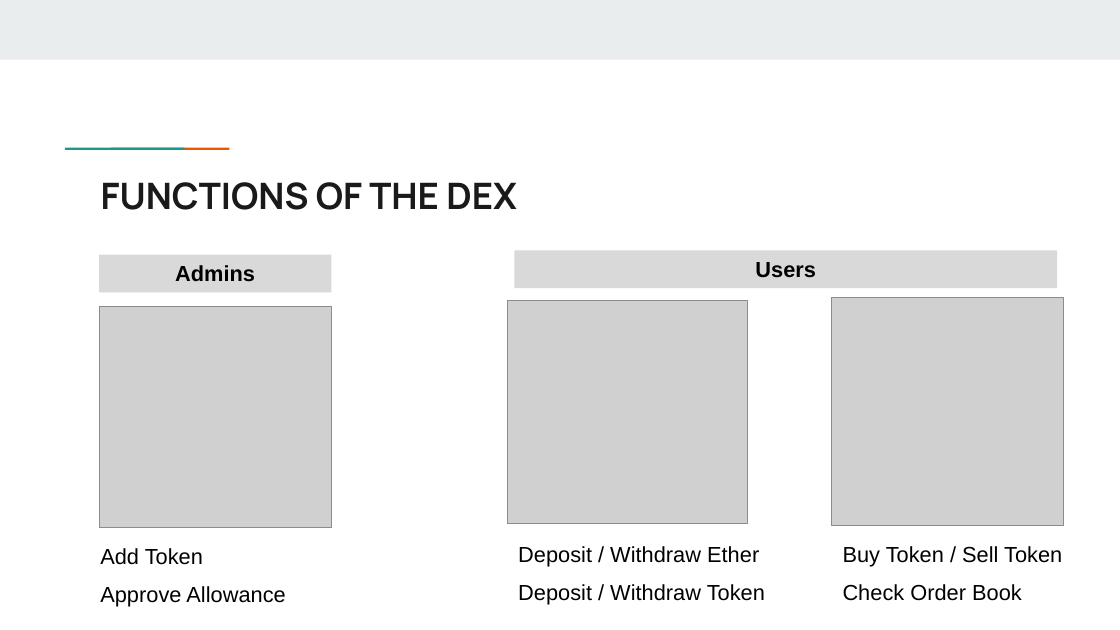
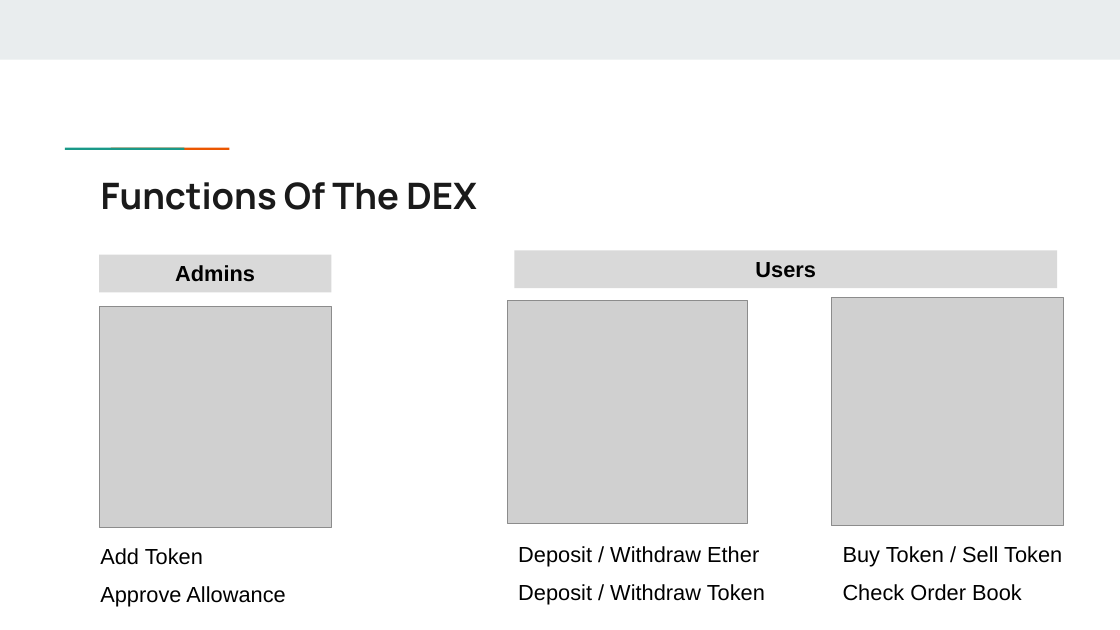
Before and after one commit to muhasenulhaque/Project-3-Group-1, a slide deck: slide 6 of Presentation on Decentralized Exchange.pptx. Drawn at 1120x630 pixels with LibreOffice and Linux fonts; fonts in the diff are those of the drawing; grey boxes stand for pictures. Boxes give left, top, right and bottom in pixels: in the first picture for what was removed or moved away, otherwise in the second. Text is boxed around its words. In the diff, an @@ line names an element or a change of style, - is before the commit and + after.

```diff
--- a/Presentation on Decentralized Exchange.pptx
+++ b/Presentation on Decentralized Exchange.pptx
@@ title at (x1=101, y1=182, x2=477, y2=210): text changed @@
-FUNCTIONS OF THE DEX
+Functions Of The DEX
```
Also in this commit, not shown: 11 other slides changed, 1 other file.
